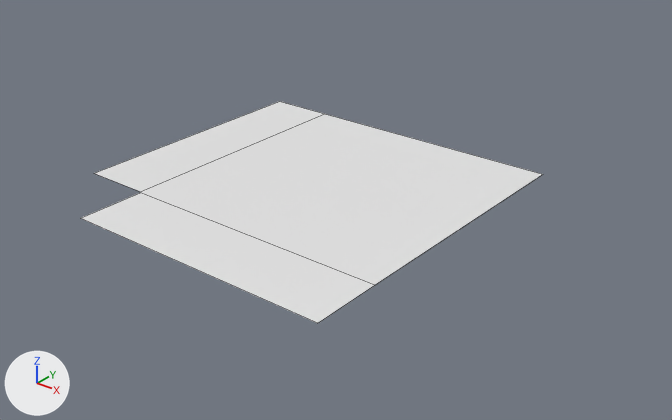
Two versions of the FBX model Source/Roads/Export/TurnRoads.FBX, one commit apart.
Both versions are drawn from a 50 mm camera at (12.05, -15.47, 8.85) aimed at (-0.06, -0.33, -0.54). Every picture has the same lights, and +X, +Y and +Z are marked at lower left. Mesh edges are drawn as thin lines. Where no turn or scale is listed for an object, it has been applied to the vertices.

Names of what the first picture shows: 'RoadTurn'.
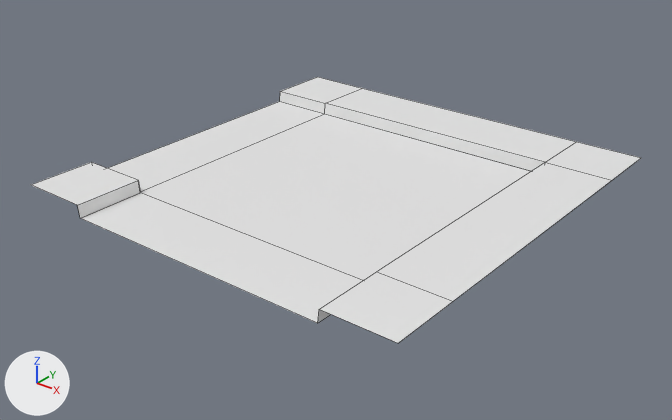
The newer file is also turned or shifted as a whole; pictures and numbers use the older file's frame.

Edits to the scene script, one JSON object a line:
```json
{"op": "add", "block": "me_mesh_001", "code": ["me_mesh_001 = bpy.data.meshes.new('Mesh.001')", "me_mesh_001.from_pydata(...)  # 25 vertices, 13 faces; spans x -5.0..5.0, y -5.0..5.0, z 0.0..0.3"]}
{"op": "add", "block": "ob_sidewalkturn", "code": ["ob_sidewalkturn = bpy.data.objects.new('SideWalkTurn', me_mesh_001)", "ob_sidewalkturn.location = (-0.09, 0.07, 0.0)"]}
```

Boxes (x1, y1, x2, y2) around the edits, measured in the pictures (672 x 420 px):
```json
{"object": "SideWalkTurn", "change": "added", "after": [32, 77, 641, 343]}
```
